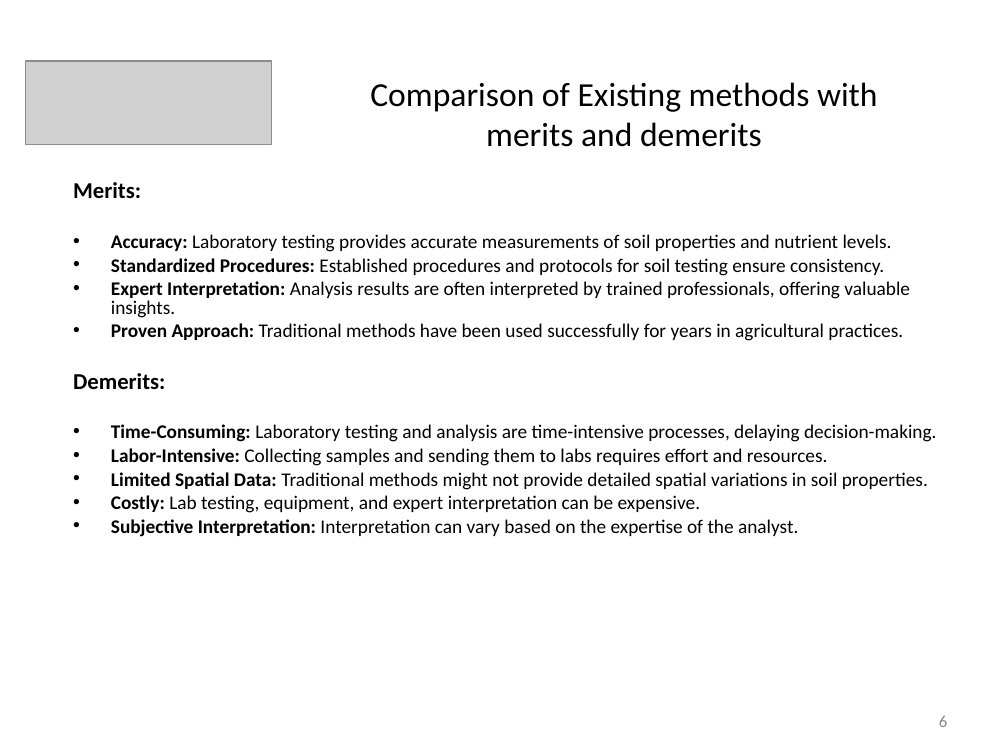
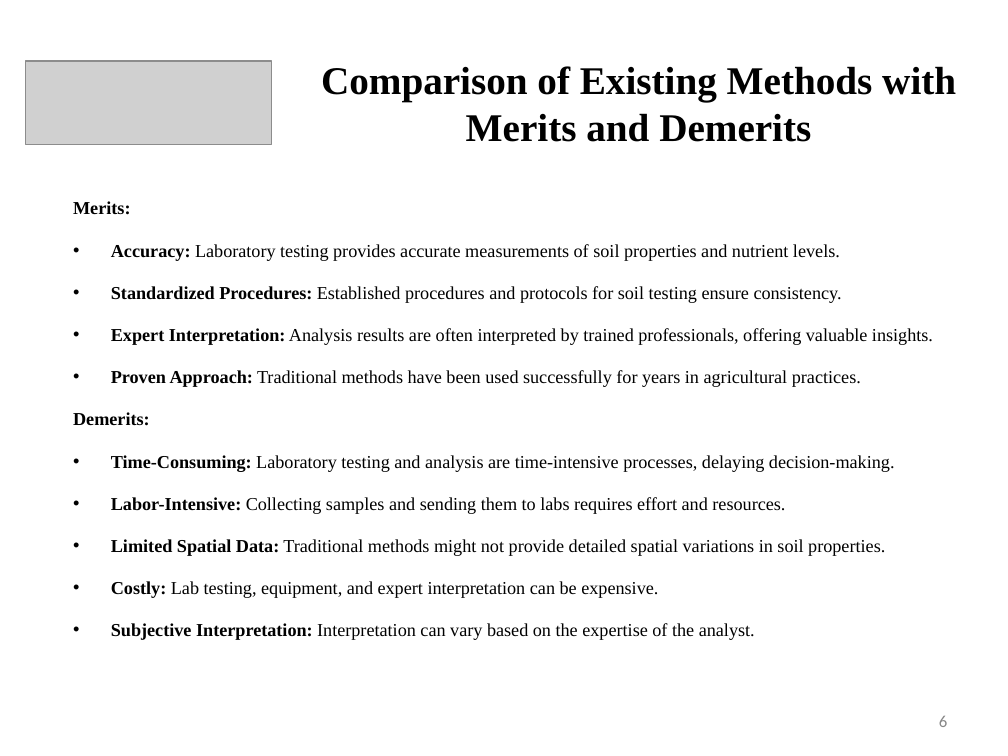
Before and after one commit to prakashy003/Soil-Analyzer, a slide deck: slide 6 of Documents/Review 1 ppt.pptx. Drawn at 1008x756 pixels with LibreOffice and Linux fonts; fonts in the diff are those of the drawing; grey boxes stand for pictures. Boxes give left, top, right and bottom in pixels: in the first picture for what was removed or moved away, otherwise in the second. Text is boxed around its words. In the diff, an @@ line names an element or a change of style, - is before the commit and + after.

```diff
--- a/Documents/Review 1 ppt.pptx
+++ b/Documents/Review 1 ppt.pptx
@@ title at [321, 66, 956, 142]: text changed; size 24 to 28 pt; font Calibri to Times New Roman; bold on @@
-Comparison of Existing methods with merits and demerits
+Comparison of Existing Methods with Merits and Demerits
@@ text "Merits:" at [73, 201, 933, 640]: size 16.1 to 13 pt in "Merits:", "Demerits:"; font Calibri to Times New Roman, size 13.8 to 13 pt; line spacing 0.8 to 1.7; alignment left to justified @@
```
Also in this commit, not shown: 14 other slides changed, 9 other files.
